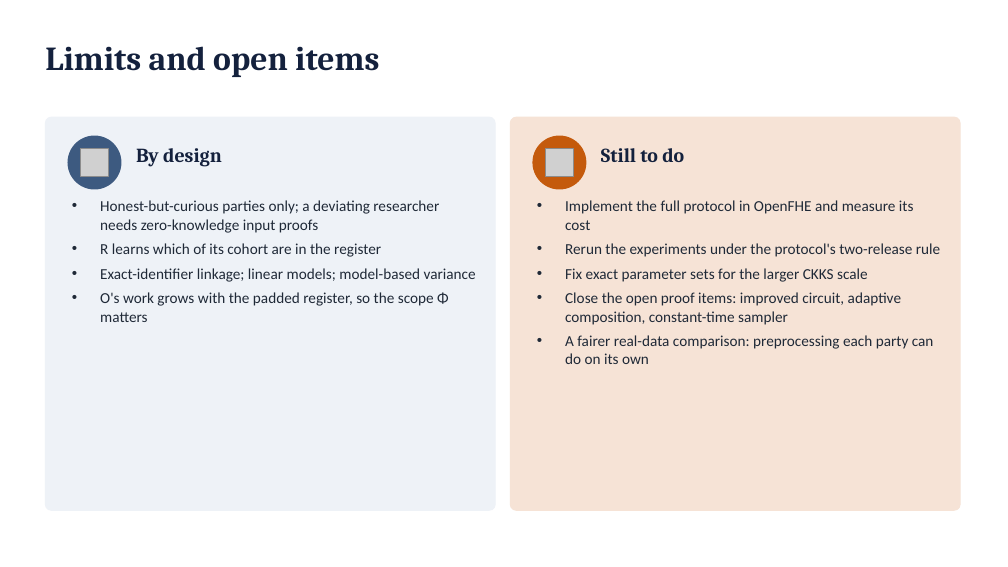
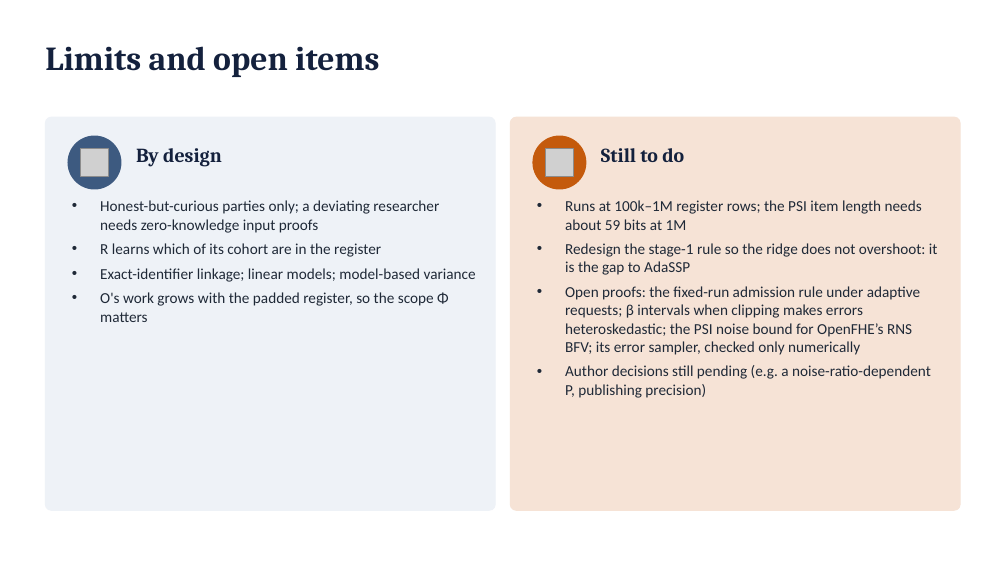
Before and after one commit to shukabh/VerticalFederatedRegression, a slide deck: slide 50 of slides/vfl_intro_deck.pptx (slide 43 before the commit). Drawn at 1008x567 pixels with LibreOffice and Linux fonts; fonts in the diff are those of the drawing; grey boxes stand for pictures. Boxes give left, top, right and bottom in pixels: in the first picture for what was removed or moved away, otherwise in the second. Text is boxed around its words. In the diff, an @@ line names an element or a change of style, - is before the commit and + after.

```diff
--- a/slides/vfl_intro_deck.pptx
+++ b/slides/vfl_intro_deck.pptx
@@ text at (565, 200, 938, 398): text changed @@
-• Implement the full protocol in OpenFHE and measure its cost
-• Rerun the experiments under the protocol's two-release rule
-• Fix exact parameter sets for the larger CKKS scale
-• Close the open proof items: improved circuit, adaptive composition, constant-time sampler
-• A fairer real-data comparison: preprocessing each party can do on its own
+• Runs at 100k–1M register rows; the PSI item length needs about 59 bits at 1M
+• Redesign the stage-1 rule so the ridge does not overshoot: it is the gap to AdaSSP
+• Open proofs: the fixed-run admission rule under adaptive requests; β intervals when clipping makes errors heteroskedastic; the PSI noise bound for OpenFHE’s RNS BFV; its error sampler, checked only numerically
+• Author decisions still pending (e.g. a noise-ratio-dependent P, publishing precision)
```
Also in this commit, not shown: 24 other slides changed, 12 slides added, 5 slides removed, 1 other file.
